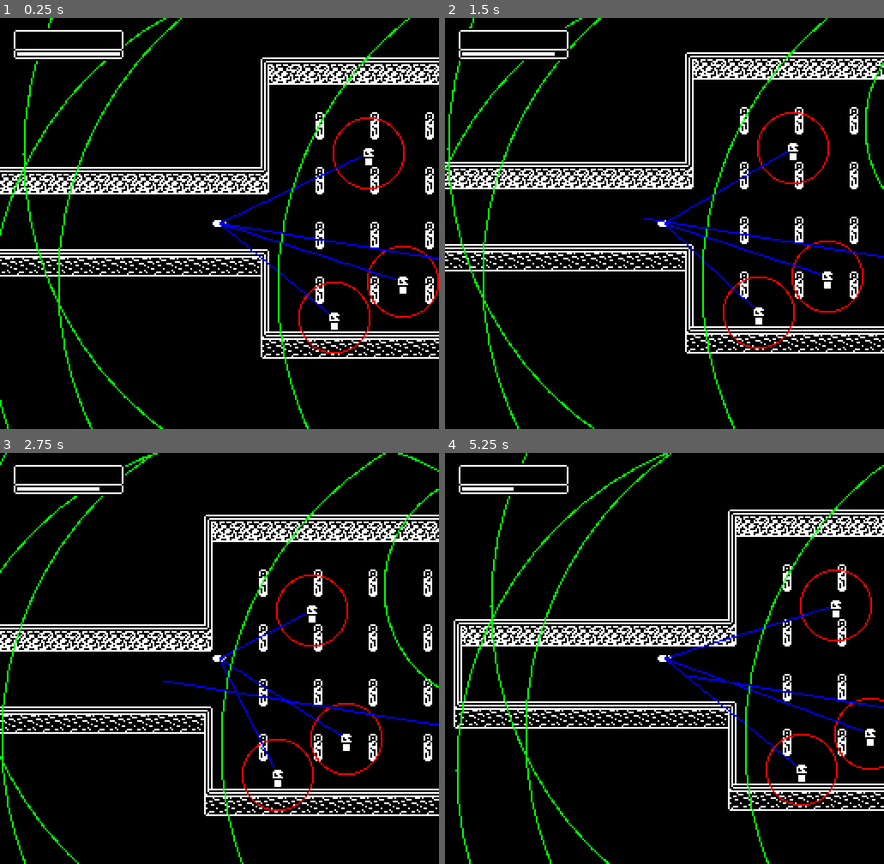
Above: before the commit, frames 1-4 (two rows, left to right).
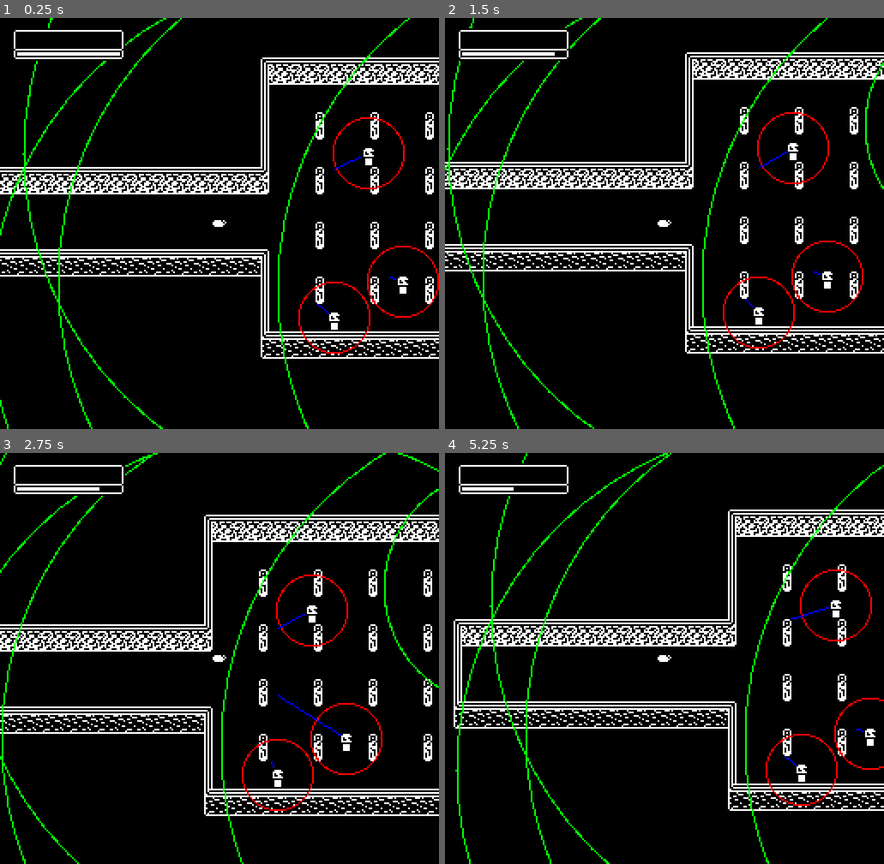
Above: after the commit, the same moments.

Repository: youknowedo/parasito
Game: Godot game, scene res://scenes/Master.tscn
Same seed, same stepped clock (60 frames per second), same inputs: the game is played once before the commit and once after it.
Inputs (mouse positions are in pixels of both pictures, inside the frame that each line leads up to):
- Up to frame 1 (0.25 s): no input
- Up to frame 2 (1.5 s): tap Enter at 0.5 s; move the mouse to (761, 202) at 0.52 s; hold D (move_right) 0.53-1.28 s; click (761, 202) at 0.6 s; move the mouse to (576, 244) at 1.27 s; hold S (move_down) from 1.28 s (still down); right-click (576, 244) at 1.35 s
- Up to frame 3 (2.75 s): move the mouse to (263, 568) at 2.02 s; release S (move_down) at 2.03 s; hold D (move_right) from 2.03 s (still down); tap E (tertiary_action) at 2.1 s
- Up to frame 4 (5.25 s): move the mouse to (642, 740) at 2.77 s; release D (move_right) at 2.78 s; hold W (move_up) 2.78-3.53 s; click (642, 740) at 2.85 s; tap Space at 3.5 s; move the mouse to (796, 720) at 3.52 s; hold A (move_left) 3.53-5.03 s; right-click (796, 720) at 3.6 s; move the mouse to (532, 596) at 4.27 s; tap E (tertiary_action) at 4.35 s; move the mouse to (686, 658) at 5.02 s; hold S (move_down) from 5.03 s (still down); click (686, 658) at 5.1 s

The runs differ from the first frame. In frame 1, 0.6% of the frame differs, in the area x 50-100%, y 36-70%; in frame 2, 0.5%; in frame 3, 0.5%; in frame 4, 0.6%, in the area x 50-100%, y 40-74%.

Commit message:
Fixed raycast draw bugs

Diff:
--- a/scripts/entities/Hostile.gd
+++ b/scripts/entities/Hostile.gd
@@ -12,11 +12,12 @@
 
 var in_attack_range = false
 var attack_target: Player = null
+var raycast_collision_point = Vector2.ZERO
 
 func _draw():
 	draw_circle(Vector2.ZERO, vision_area_collider.shape.radius, Color(0, 1, 0), false, 1)
 	draw_circle(Vector2.ZERO, attack_range_area_collider.shape.radius, Color(1, 0, 0), false, 1)
-	draw_line(Vector2.ZERO, raycast.target_position, Color(0, 0, 1))
+	draw_line(Vector2.ZERO, raycast_collision_point, Color(0, 0, 1))
 
 func _on_draw():
 	pass
--- a/scripts/entities/hostiles/Rascal.gd
+++ b/scripts/entities/hostiles/Rascal.gd
@@ -39,6 +39,7 @@
 		raycast.target_position = to_local(attack_target.global_position)
 		if raycast.is_colliding():
 			var collider = raycast.get_collider()
+			raycast_collision_point = to_local(raycast.get_collision_point())
 			if collider != attack_target:
 				return
 
@@ -46,6 +47,8 @@
 		velocity = direction * speed * delta
 		move_and_slide()
 		return true
+	else:
+		raycast.target_position = Vector2.ZERO
 
 	return false
 
--- a/scripts/entities/hostiles/hosts/Guard.gd
+++ b/scripts/entities/hostiles/hosts/Guard.gd
@@ -30,6 +30,7 @@
 		raycast.target_position = to_local(attack_target.global_position)
 		if raycast.is_colliding():
 			var collider = raycast.get_collider()
+			raycast_collision_point = to_local(raycast.get_collision_point())
 			if collider != attack_target:
 				return false
 
@@ -38,6 +39,8 @@
 		print(collision_mask)
 		move_and_slide()
 		return true
+	else:
+		raycast.target_position = Vector2.ZERO
 
 	return false
 
Not shown, added: icon.svg.import
